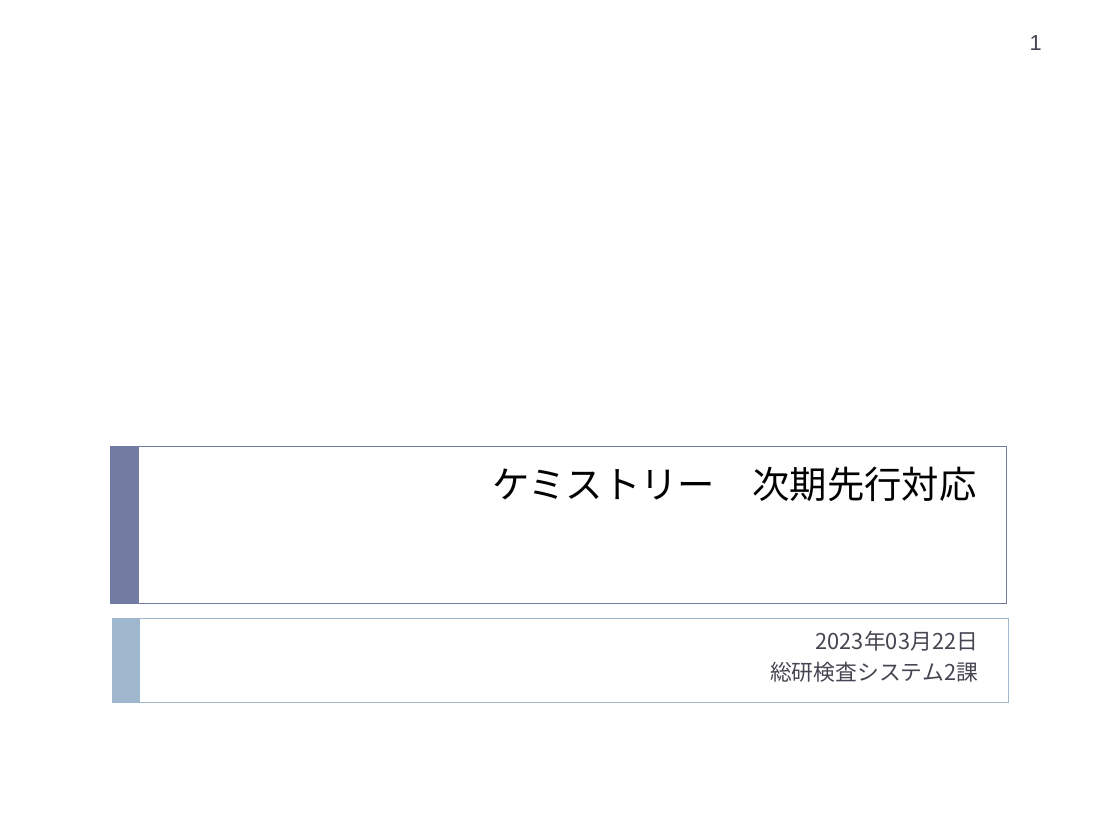
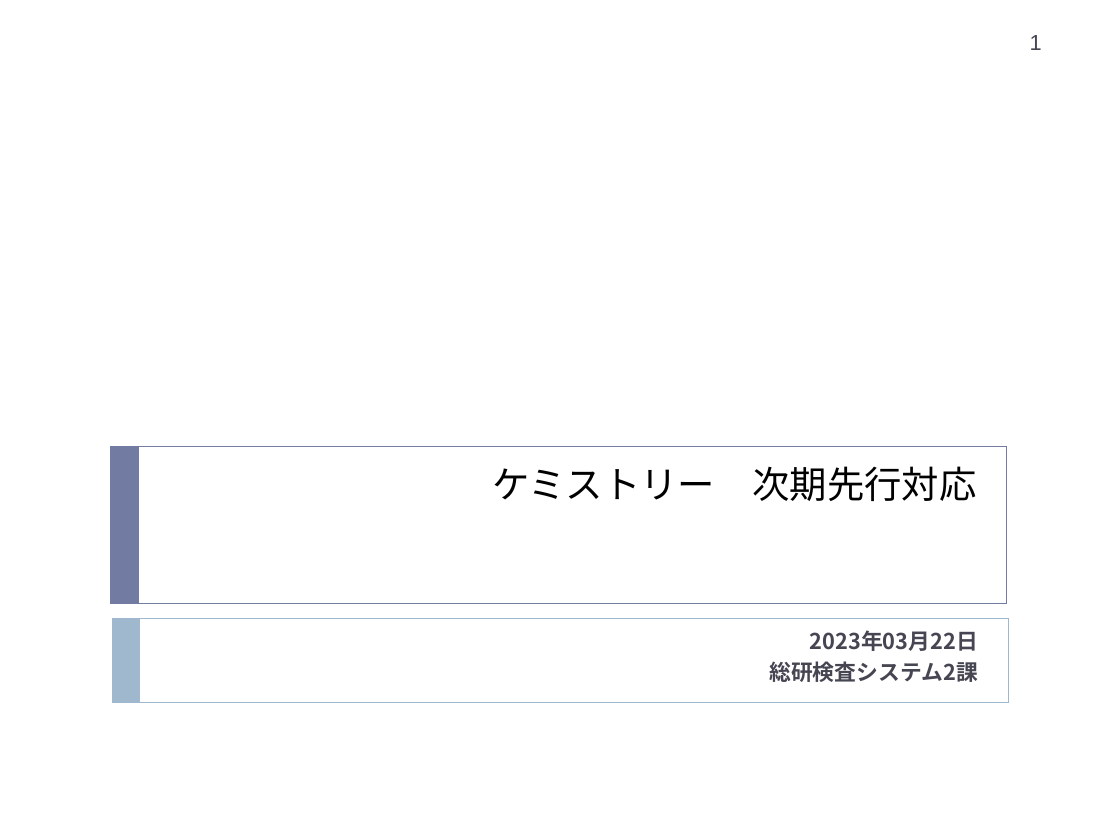
Before and after one commit to hanyutatsuya/Chemistory, a slide deck: slide 1 of 次期システム対応/レビュー/ケミストリー次期先行対応.ppt. Drawn at 1120x840 pixels with LibreOffice and Linux fonts; fonts in the diff are those of the drawing. Boxes give left, top, right and bottom in pixels: in the first picture for what was removed or moved away, otherwise in the second. Text is boxed around its words. In the diff, an @@ line names an element or a change of style, - is before the commit and + after.

```diff
--- a/次期システム対応/レビュー/ケミストリー次期先行対応.ppt
+++ b/次期システム対応/レビュー/ケミストリー次期先行対応.ppt
@@ subtitle "2023年03月22日" at bbox=[769, 630, 978, 682]: bold on @@
```
Also in this commit, not shown: 3 other slides changed, 4 other files.
